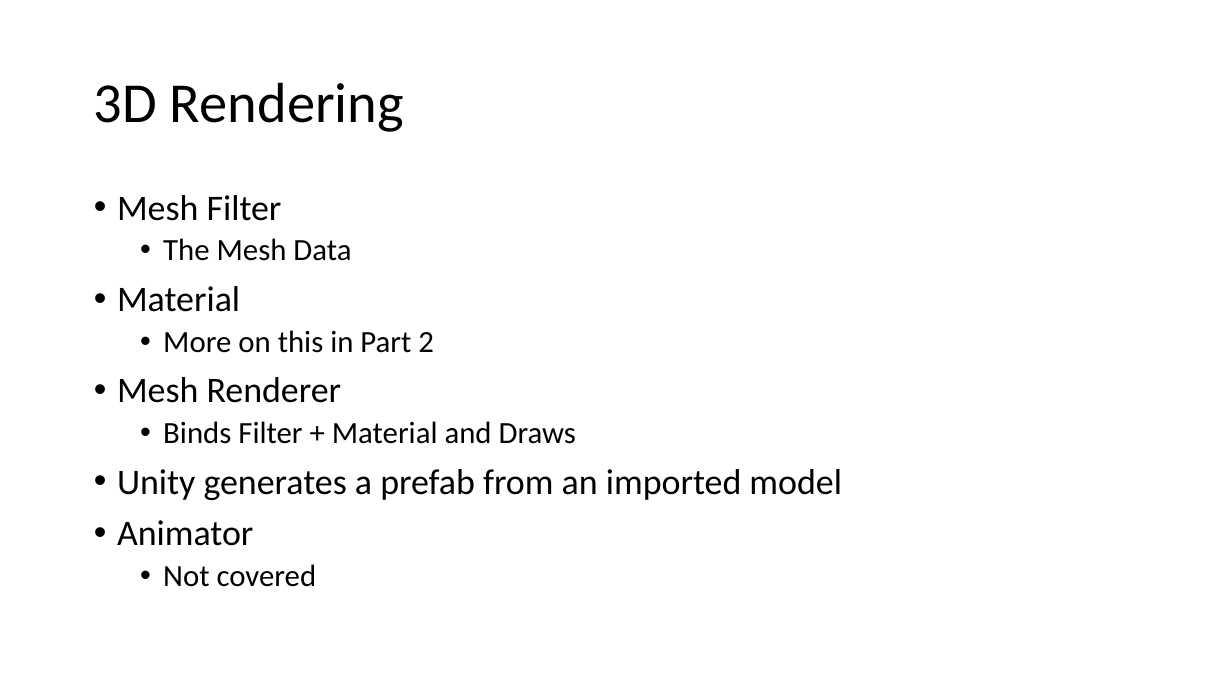
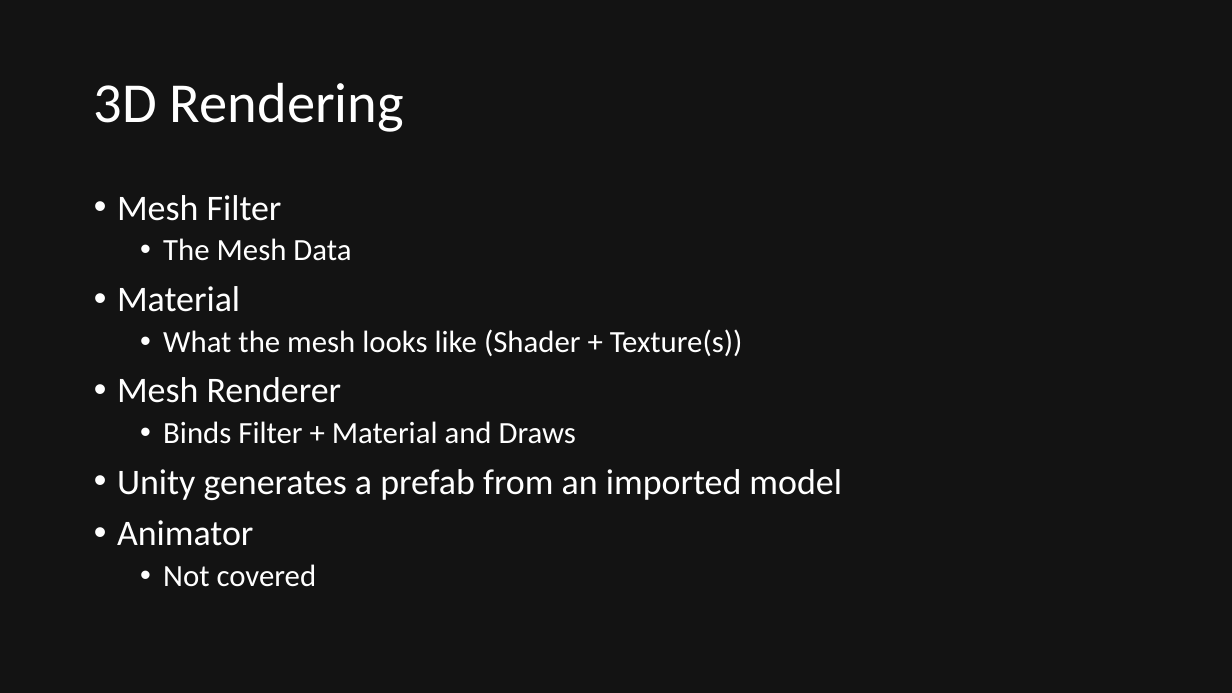
Before and after one commit to quandtm/UnitySTWorkshop, a slide deck: slide 20 of ST_Unity_101_Part1.pptx. Drawn at 1232x693 pixels with LibreOffice and Linux fonts; fonts in the diff are those of the drawing. Boxes give left, top, right and bottom in pixels: in the first picture for what was removed or moved away, otherwise in the second. Text is boxed around its words. In the diff, an @@ line names an element or a change of style, - is before the commit and + after.

```diff
--- a/ST_Unity_101_Part1.pptx
+++ b/ST_Unity_101_Part1.pptx
@@ background #FFFFFF to #131313 @@
@@ title "3D Rendering" at [94, 82, 404, 132]: text colour #000000 to #FFFFFF @@
@@ text at [117, 195, 842, 587]: text colour #000000 to #FFFFFF in "Mesh Filter", "The Mesh Data", "Material", "Mesh Renderer" and 4 more places @@
@@ text at [163, 329, 743, 356]: text changed; text colour #000000 to #FFFFFF @@
-  • More on this in Part 2
+  • What the mesh looks like (Shader + Texture(s))
```
Also in this commit, not shown: 30 other slides changed, 4 slides added, 3 slides removed.
